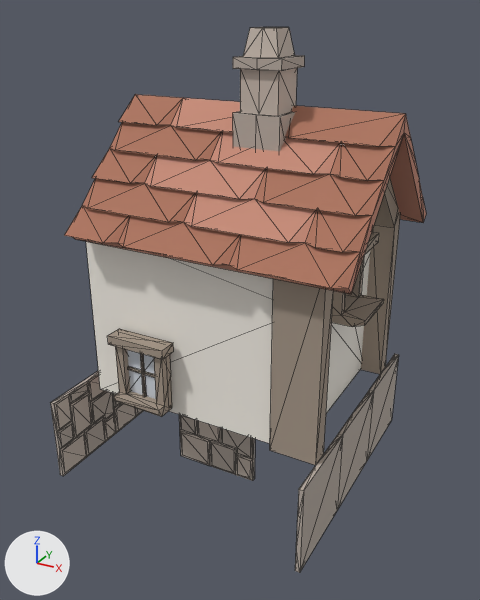
A saved change to the OBJ model examples/showcase/res/models/modular-village/village-cottage.obj.
The view is the same before and after, from a camera (50 mm lens) standing at (3.4, -6.08, 5.07) and looking at (0.14, -0.15, 2.1). The lights are fixed; the arrows at lower left show +X, +Y and +Z. The older version comes first. Mesh edges are drawn as thin lines. Where no turn or scale is listed for an object, it has been applied to the vertices. Vertices at exactly the same position are counted once.

Before the edit, the objects in view are built like this:
```python
me_village_cottage = bpy.data.meshes.new('village-cottage')
me_village_cottage.from_pydata(...)  # 915 vertices, 1796 faces; spans x -1.55..1.75, y -1.5..1.5, z 0.0..4.9
# faces by material slot: [612, 484, 12, 388, 90, 167, 37, 6]
me_village_cottage.materials.append(mat_stone_brit_gray)  # grey #b9aea4
me_village_cottage.materials.append(mat_stone_brit_gray_light)  # light grey #c7baaf
me_village_cottage.materials.append(mat_wood_dark)  # beige #bfad9c
me_village_cottage.materials.append(mat_wood_darker)  # beige #a79889
me_village_cottage.materials.append(mat_red_roof)  # brown #c88d79
me_village_cottage.materials.append(mat_dark_red_roof)  # brown #ae7660
me_village_cottage.materials.append(mat_stucco)  # white #f8f3ea
me_village_cottage.materials.append(mat_window)  # light grey #d4dbe4
ob_village_cottage = bpy.data.objects.new('village-cottage', me_village_cottage)
ob_village_cottage.location = (0.0, 0.0, 0.0)
```
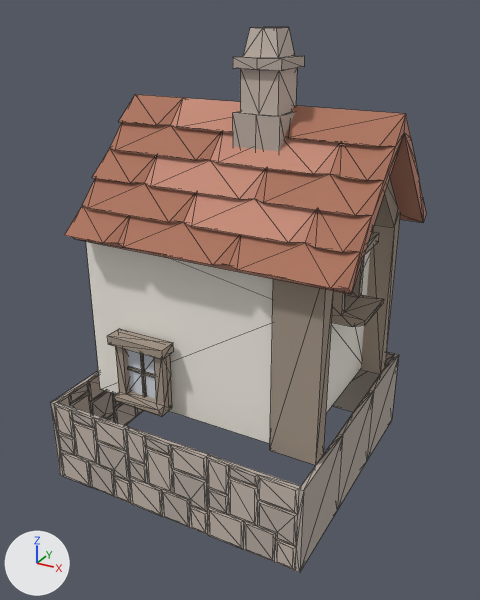
Patch to the scene script:
```diff
--- a/examples/showcase/res/models/modular-village/village-cottage.obj.py
+++ b/examples/showcase/res/models/modular-village/village-cottage.obj.py
@@ me_village_cottage @@
 # used by ob_village_cottage; location = (0.0, 0.0, 0.0)
-me_village_cottage.from_pydata(...)  # 915 vertices, 1796 faces; spans x -1.55..1.75, y -1.5..1.5, z 0.0..4.9
+me_village_cottage.from_pydata(...)  # 1135 vertices, 2284 faces; spans x -1.55..1.75, y -1.51..1.51, z 0.0..4.9
+# me_village_cottage part 1: the loose piece of 63 vertices spanning x -0.5..0.5, y -0.51..-0.45, z 0.0..1.0 is deleted
+# me_village_cottage part 2: 173 vertices added at x -1.5..1.5, y 1.45..1.51, z 0.0..1.0
+# me_village_cottage part 3: 173 vertices added at x -1.5..1.5, y -1.51..-1.45, z 0.0..1.0
+# other edits to the shape of me_village_cottage do not show in these pictures
 me_village_cottage.materials.append(mat_stone_brit_gray)
```

Pixel boxes [x1, y1, x2, y2] of what changed, in the pictures (480 x 600 px):
part 1 of me_village_cottage, deleted
    before: [179, 415, 255, 481]
part 2 of me_village_cottage, added
    after: [333, 352, 394, 412]
part 3 of me_village_cottage, added
    after: [54, 402, 301, 571]
